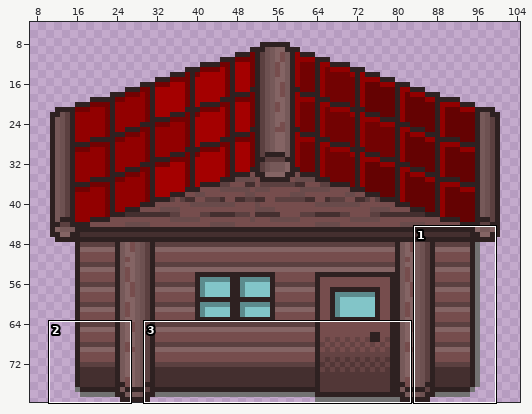
A sprite sheet gets an edit: Fantasy Balkan Simulator/sprites/red_house_sprite/e0cb4e86-c139-4fd1-8bc5-9cdabbe930b4.png. Above: a wide view before the commit, with the close-up outlined.
Close-up. The starting point:
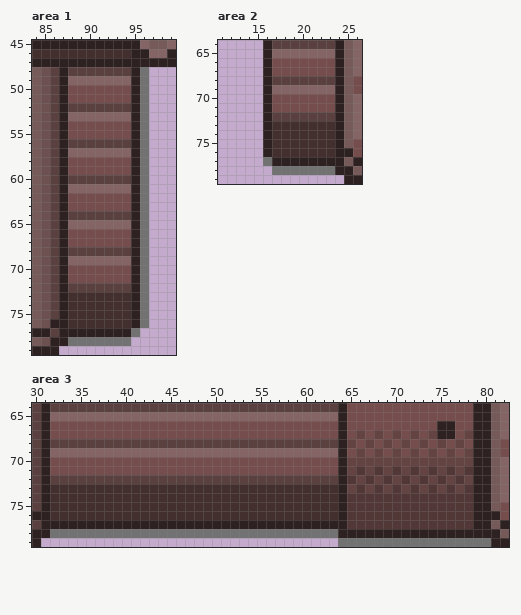
The file is 112x80 pixels. Shown: area 1: x 84..99, y 45..79; area 2: x 11..26, y 64..79; area 3: x 30..82, y 64..79. The wide view leaves out empty margins.
The result:
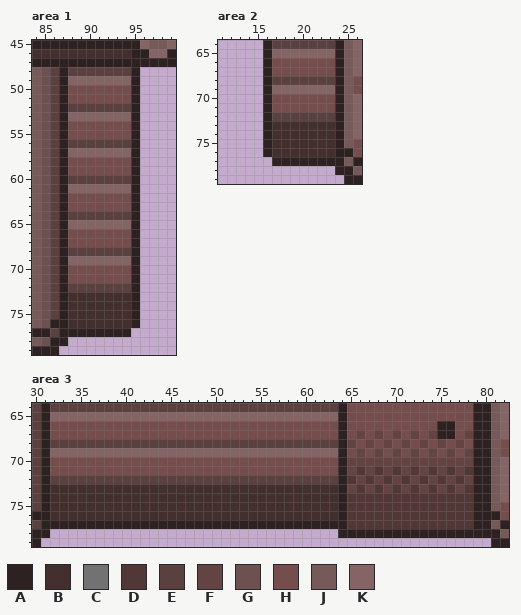
Palette (. is transparent): A #2e2121  B #442f2f  C #727272  D #523737  E #5b4040  F #644343  G #6d5151  H #764d4d  J #765959  K #846464
Change:
Changed rows in their new state; - is an unchanged pixel.
Area 1:
first column x 88:
48 --------.
49 --------.
50 --------.
51 --------.
52 --------.
53 --------.
54 --------.
55 --------.
56 --------.
57 --------.
58 --------.
59 --------.
60 --------.
61 --------.
62 --------.
63 --------.
64 --------.
65 --------.
66 --------.
67 --------.
68 --------.
69 --------.
70 --------.
71 --------.
72 --------.
73 --------.
74 --------.
75 --------.
76 --------.
77 -------.-
78 .......--
Area 2:
first column x 16:
77 .-------
78 -.......
Area 3:
first column x 32:
78 ................................-----------------
79 --------------------------------.................
Boxes around the changes in both close-ups, in picture pixels (x1, y1, x2, y2):
erased: (68, 67, 149, 346)
erased: (263, 157, 335, 175)
erased: (50, 529, 491, 547)
